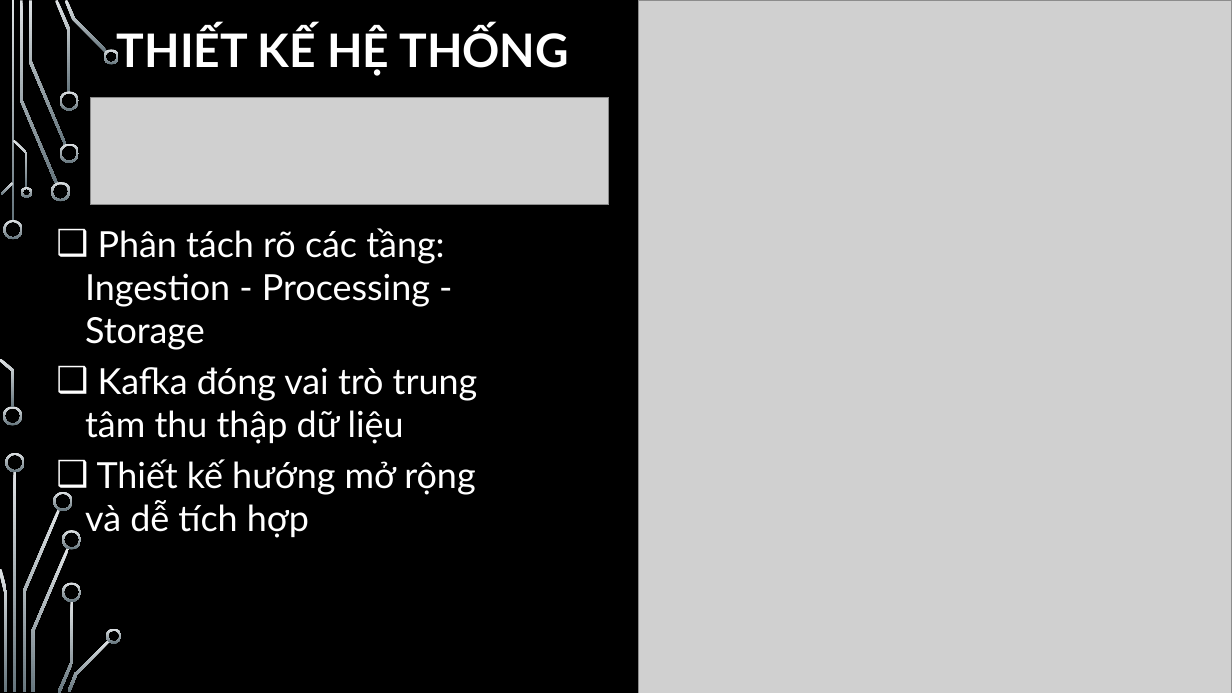
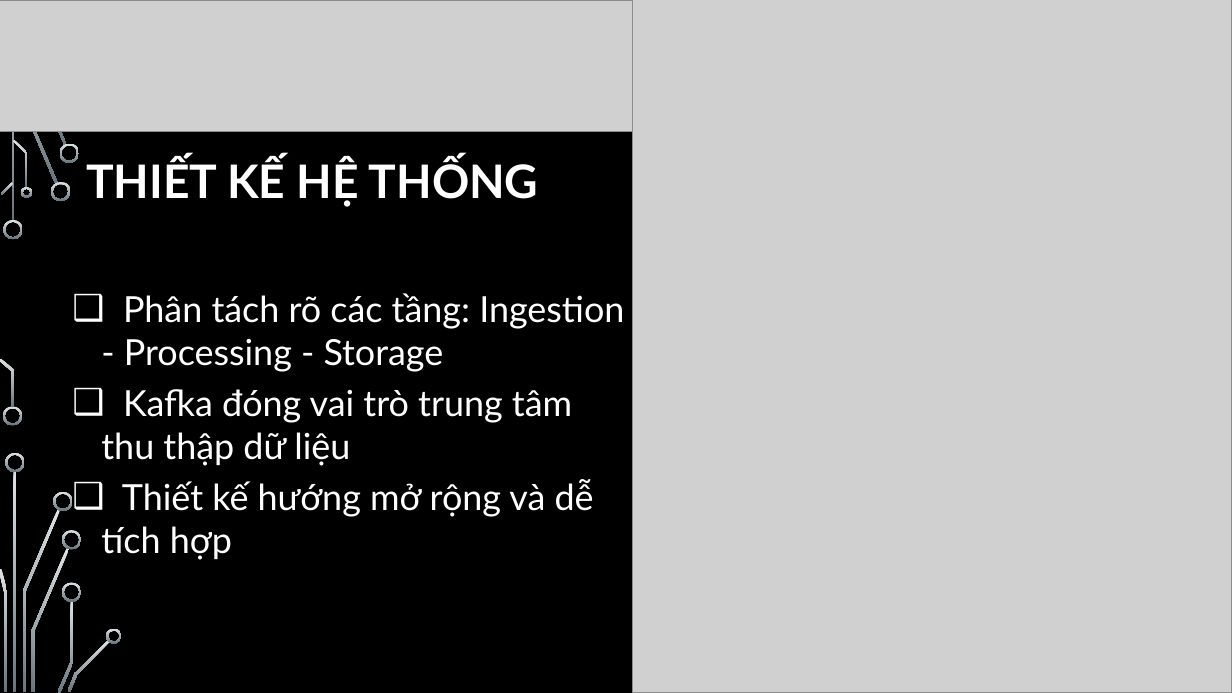
Before and after one commit to buuhq-uit/uit-bigdata-cloud-team32, a slide deck: slide 4 of report/Presentation_Project_Team32-Final.pptx. Drawn at 1232x693 pixels with LibreOffice and Linux fonts; fonts in the diff are those of the drawing; grey boxes stand for pictures; background and template pictures are left out. Boxes give left, top, right and bottom in pixels: in the first picture for what was removed or moved away, otherwise in the second. Text is boxed around its words. In the diff, an @@ line names an element or a change of style, - is before the commit and + after.

```diff
--- a/report/Presentation_Project_Team32-Final.pptx
+++ b/report/Presentation_Project_Team32-Final.pptx
@@ picture: place and size @@
-picture at [90,97,609,205]
+picture at [0,0,632,131]
@@ picture: place and size @@
-picture at [639,0,1232,693]
+picture at [632,0,1231,693]
@@ freeform shape removed at [104,49,120,64] @@
@@ freeform shape removed at [59,91,79,111] @@
@@ title "THIẾT KẾ HỆ THỐNG": place and size @@
-title "THIẾT KẾ HỆ THỐNG" at [117,27,569,76]
+title "THIẾT KẾ HỆ THỐNG" at [86,158,539,207]
@@ text "Phân tách rõ các tầng: ..." rewrapped from [85,228,478,538] to [101,293,624,560] @@
```
Also in this commit, not shown: 4 other slides changed, 1 slide added, 6 other files.
